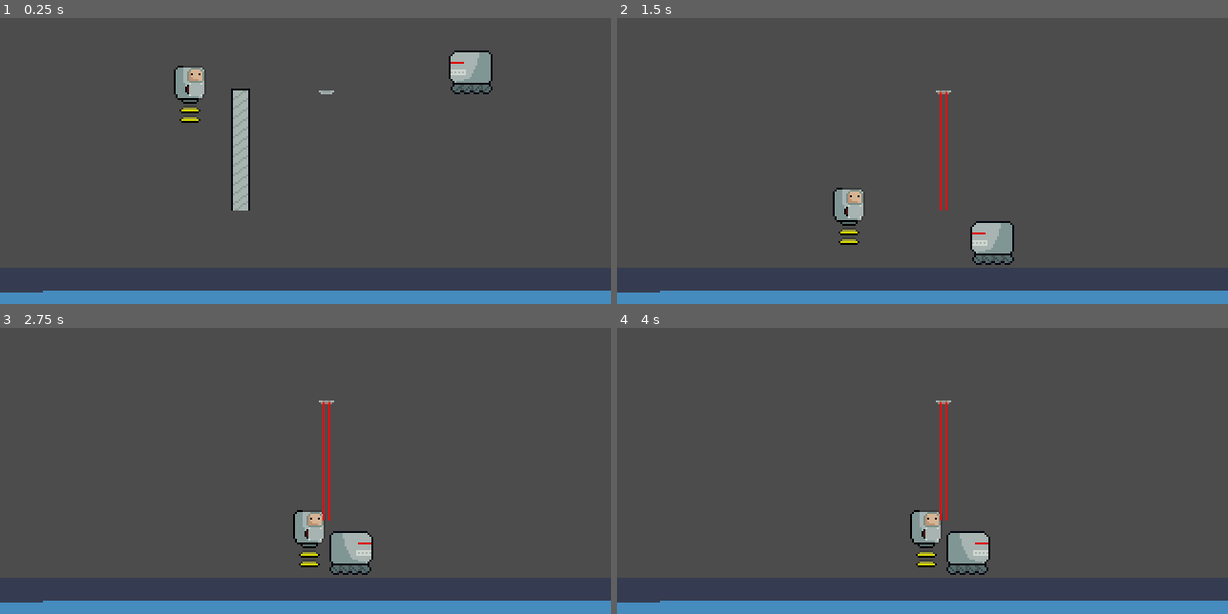
Above: before the commit, frames 1-4 (two rows, left to right).
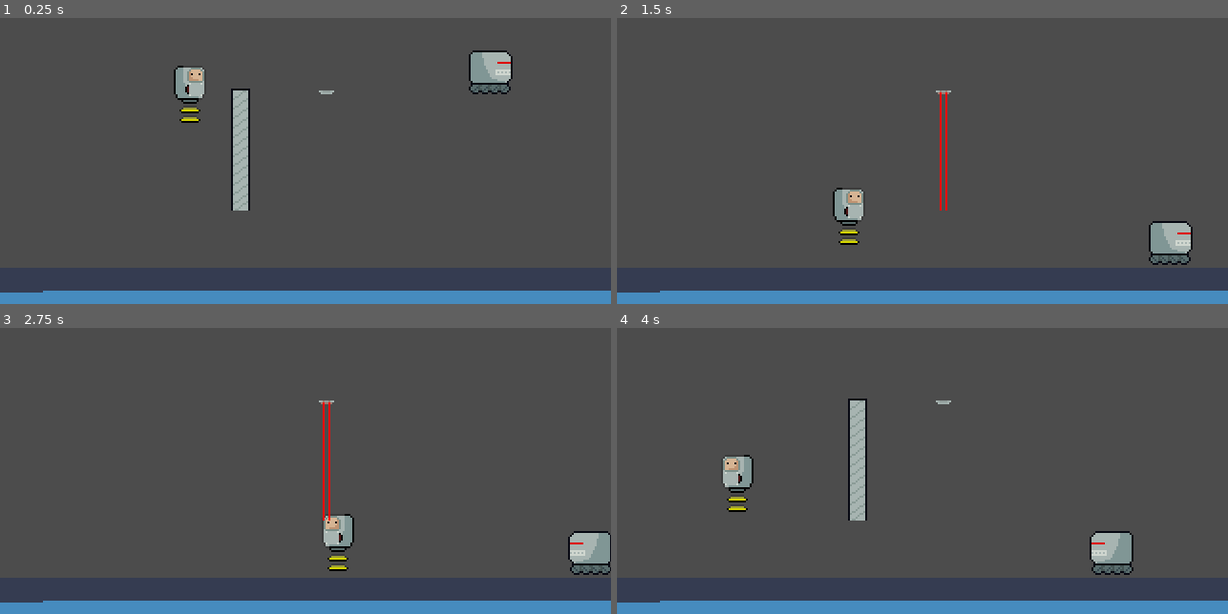
Above: after the commit, the same moments.

Repository: bruhrator420/MAD-Game-Jam-Project
Game: Godot game, scene res://Scenes/Level.tscn
The game is run twice, just before and just after one commit, with the same random seed, the same clock (stepped at 60 frames per second) and the same inputs. The project has no main scene, so this scene is started directly. The engine's default icon, where the game draws it, is replaced by a stand-in: a white triangle on a blue panel in a dark square.
Inputs:
- Up to frame 1 (0.25 s): no input
- Up to frame 2 (1.5 s): hold Right (ui_right) from 0.53 s (still down); tap X (attack) at 0.6 s; tap Space (jump) at 0.77 s; tap Z (night) at 1.35 s
- Up to frame 3 (2.75 s): tap Space (jump) at 1.52 s; release Right (ui_right) at 2.03 s; hold Left (ui_left) from 2.03 s (still down); tap E (use) at 2.1 s
- Up to frame 4 (4 s): keep holding Left (ui_left); tap X (attack) at 2.85 s; tap Space (jump) at 3.02, 3.77 s; hold Z (night) from 3.53 s (still down)

The runs differ from the first frame. In frame 1, 1.2% of the frame differs, in the area x 73-84%, y 11-27%; in frame 2, 1.9%; in frame 3, 2.9%; in frame 4, 4.9%, in the area x 17-85%, y 24-87%.

Commit message:
Fix enemy's ground detection

Diff:
--- a/Project/Scenes/Enemy.tscn
+++ b/Project/Scenes/Enemy.tscn
@@ -39,7 +39,6 @@
 [node name="AnimatedSprite" type="AnimatedSprite" parent="."]
 position = Vector2( 0, -11 )
 frames = SubResource( 5 )
-frame = 2
 playing = true
 
 [node name="CollisionShape2D" type="CollisionShape2D" parent="."]
@@ -48,6 +47,7 @@
 
 [node name="FloorChecker" type="RayCast2D" parent="."]
 position = Vector2( -12, 0 )
+enabled = true
 cast_to = Vector2( 0, 1 )
 
 [node name="Area2D" type="Area2D" parent="."]
--- a/Project/Scripts/Enemy.gd
+++ b/Project/Scripts/Enemy.gd
@@ -12,7 +12,7 @@
 onready var sprite = $"AnimatedSprite"
 
 func _physics_process(delta):
-	if is_on_wall():#  or not floor_checker.is_colliding():
+	if is_on_wall() or not floor_checker.is_colliding():
 		direction *= -1
 		sprite.flip_h = not sprite.flip_h
 		motion.x = SPEED * direction
